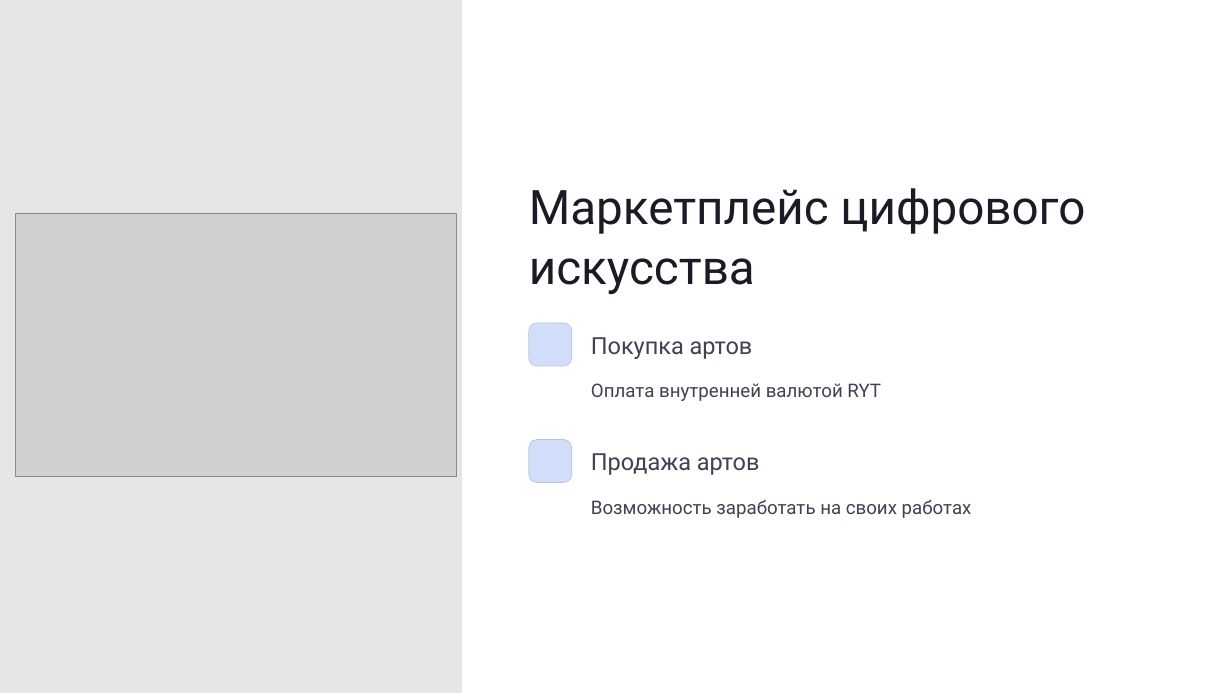
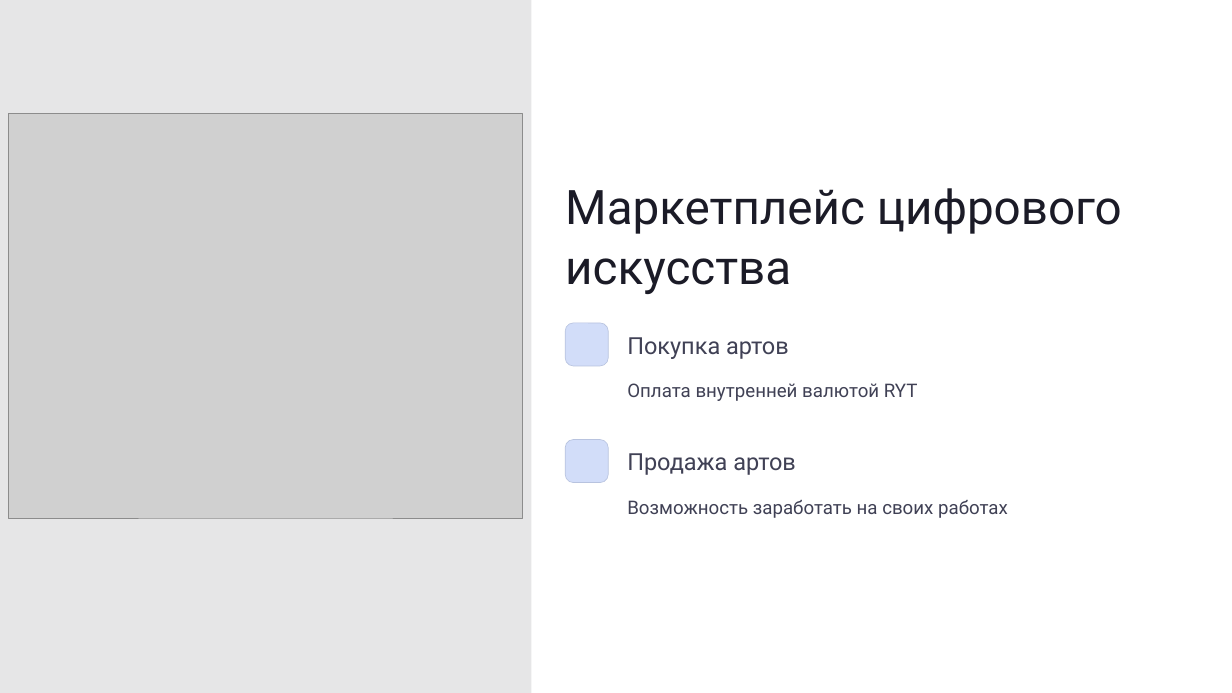
Before and after one commit to SomeDumbShit/CryptoNFTCoin, a slide deck: slide 8 of презентация.pptx. Drawn at 1232x693 pixels with LibreOffice and Linux fonts; fonts in the diff are those of the drawing; grey boxes stand for pictures. Boxes give left, top, right and bottom in pixels: in the first picture for what was removed or moved away, otherwise in the second. Text is boxed around its words. In the diff, an @@ line names an element or a change of style, - is before the commit and + after.

```diff
--- a/презентация.pptx
+++ b/презентация.pptx
@@ rectangle: place and size @@
-rectangle at [0,0,462,693]
+rectangle at [0,0,531,693]
@@ picture: place and size @@
-picture at [15,213,457,477]
+picture at [9,113,523,518]
@@ 5 texts, 2 rounded rectangles: place and size @@
-5 texts, 2 rounded rectangles at [529,188,1085,518]
+5 texts, 2 rounded rectangles at [565,188,1122,518]
```
Also in this commit, not shown: 3 other slides changed, 3 slides added, 1 other file.
